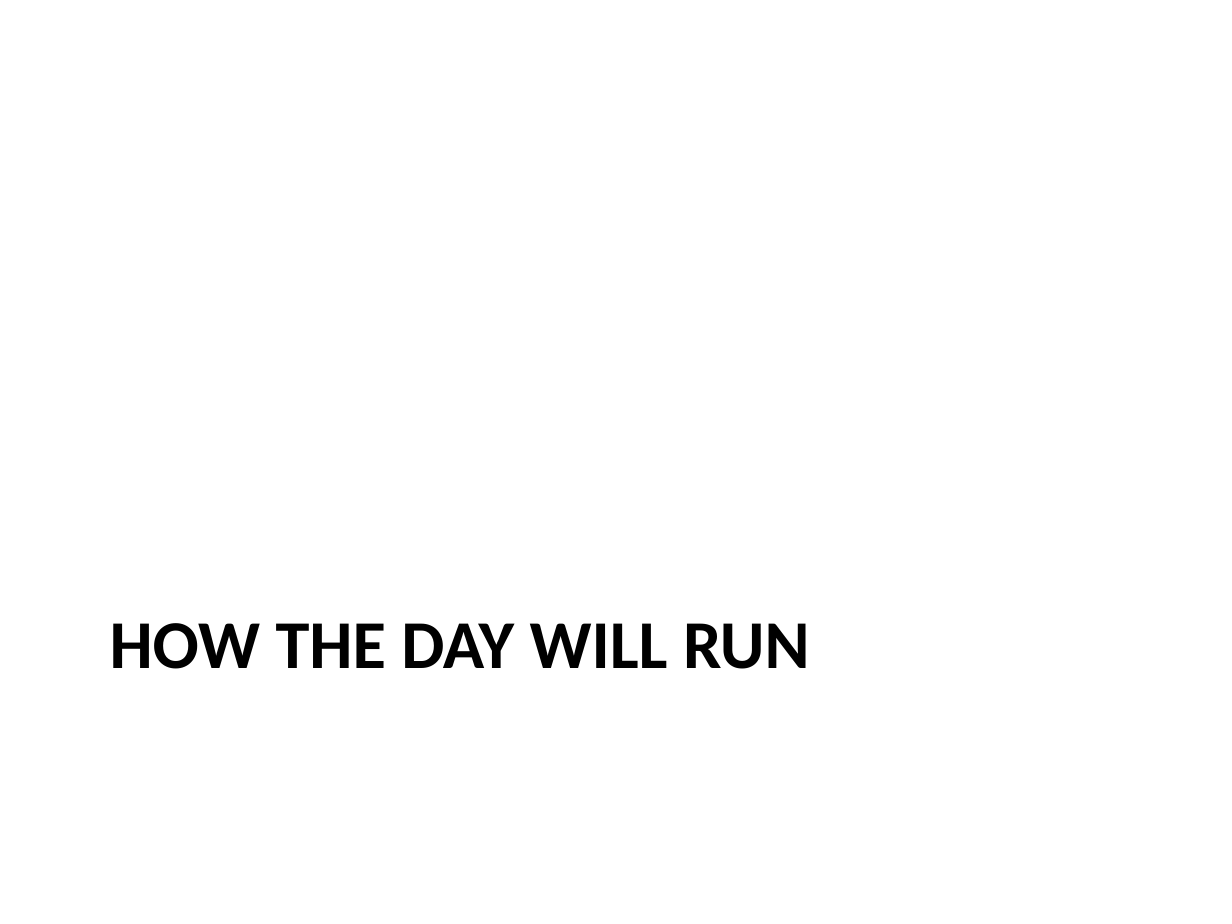
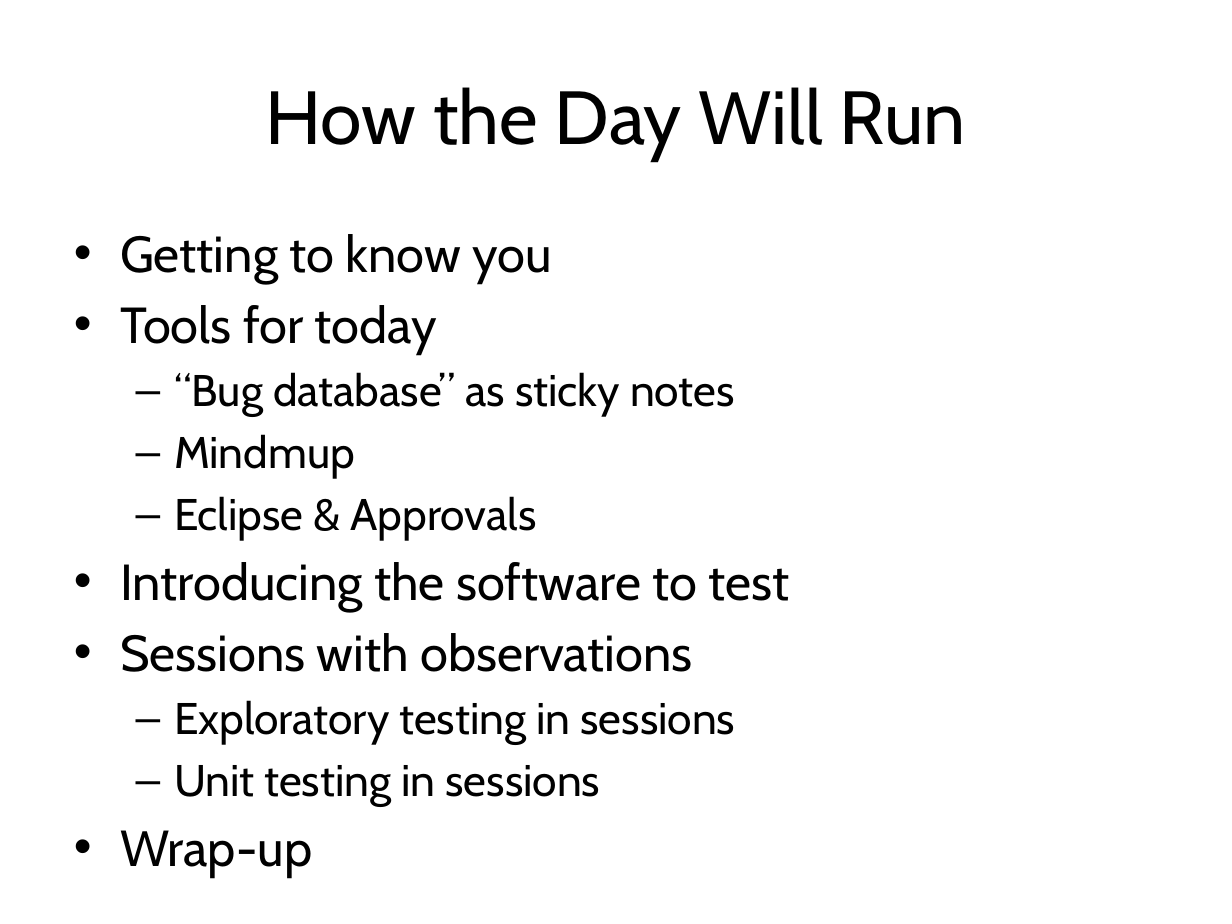
Before and after one commit to isidore/darkFunction-Editor, a slide deck: slide 6 of Courseware/Slides.pptx (slide 4 before the commit). Drawn at 1232x924 pixels with LibreOffice and Linux fonts; fonts in the diff are those of the drawing. Boxes give left, top, right and bottom in pixels: in the first picture for what was removed or moved away, otherwise in the second. Text is boxed around its words. In the diff, an @@ line names an element or a change of style, - is before the commit and + after.

```diff
--- a/Courseware/Slides.pptx
+++ b/Courseware/Slides.pptx
@@ title "How the Day Will Run" at [266,87,966,159]: vertical alignment top to middle @@
@@ title at [266,87,966,159]: text changed; size 40 to 44 pt; font Calibri to Cabin; bold off @@
-HOW THE DAY WILL RUN
+How the Day Will Run
@@ text added at [120,234,789,807], 25.9 pt, text #000000 @@
+• Getting to know you
+• Tools for today
+  – “Bug database” as sticky notes
+  – Mindmup
+  – Eclipse & Approvals
+• Introducing the software to test
+• Sessions with observations
+  – Exploratory testing in sessions
+  – Unit testing in sessions
+• Wrap-up
```
Also in this commit, not shown: 4 other slides changed, 7 slides added, 2 slides removed.
